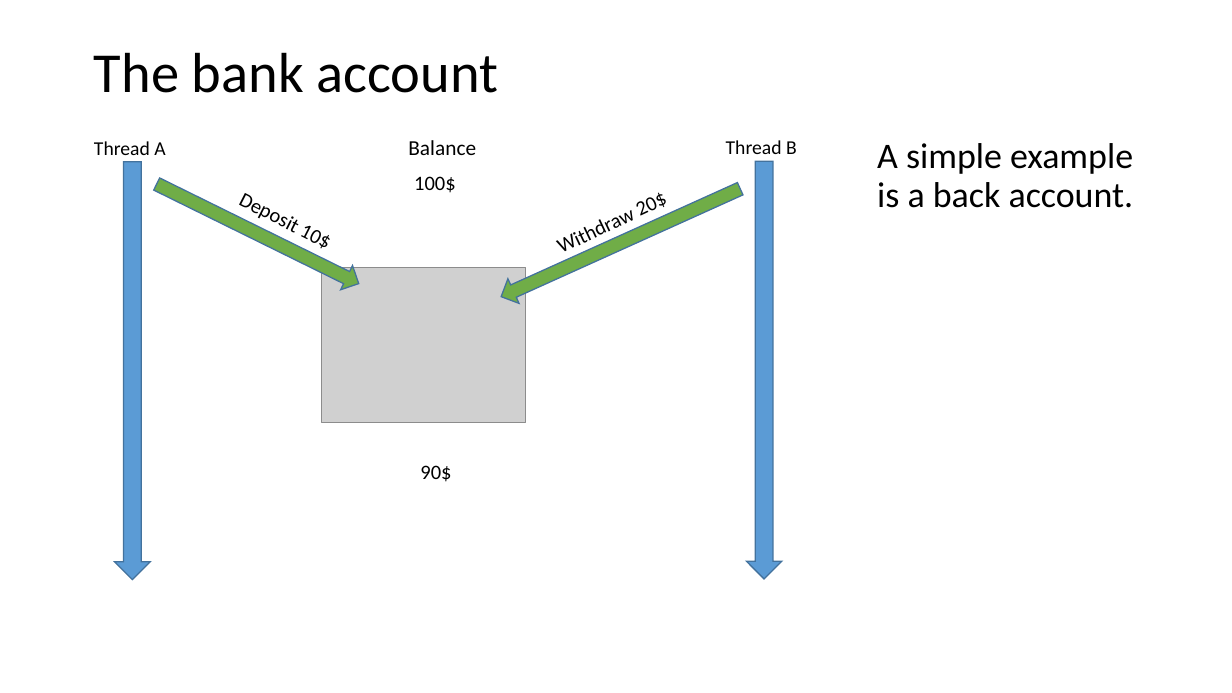
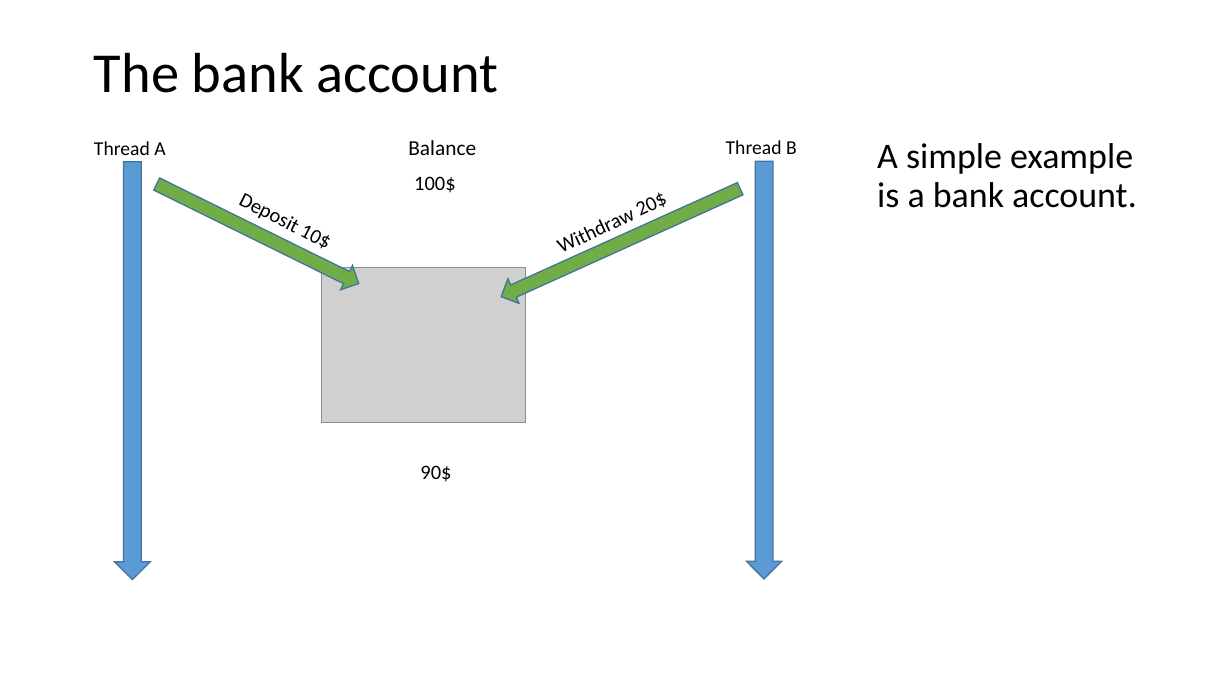
Before and after one commit to codesmurf/st3its3_teaching, a slide deck: slide 5 of 07 Thread Synchronization 1/Thread Synchronization.pptx. Drawn at 1232x693 pixels with LibreOffice and Linux fonts; fonts in the diff are those of the drawing; grey boxes stand for pictures. Boxes give left, top, right and bottom in pixels: in the first picture for what was removed or moved away, otherwise in the second. Text is boxed around its words. In the diff, an @@ line names an element or a change of style, - is before the commit and + after.

```diff
--- a/07 Thread Synchronization 1/Thread Synchronization.pptx
+++ b/07 Thread Synchronization 1/Thread Synchronization.pptx
@@ text at <box>877,143,1137,208</box>: text changed @@
-A simple example is a back account.
+A simple example is a bank account.
```
Also in this commit, not shown: 9 other slides changed, 6 slides added, 1 slide removed, 3 other files.
